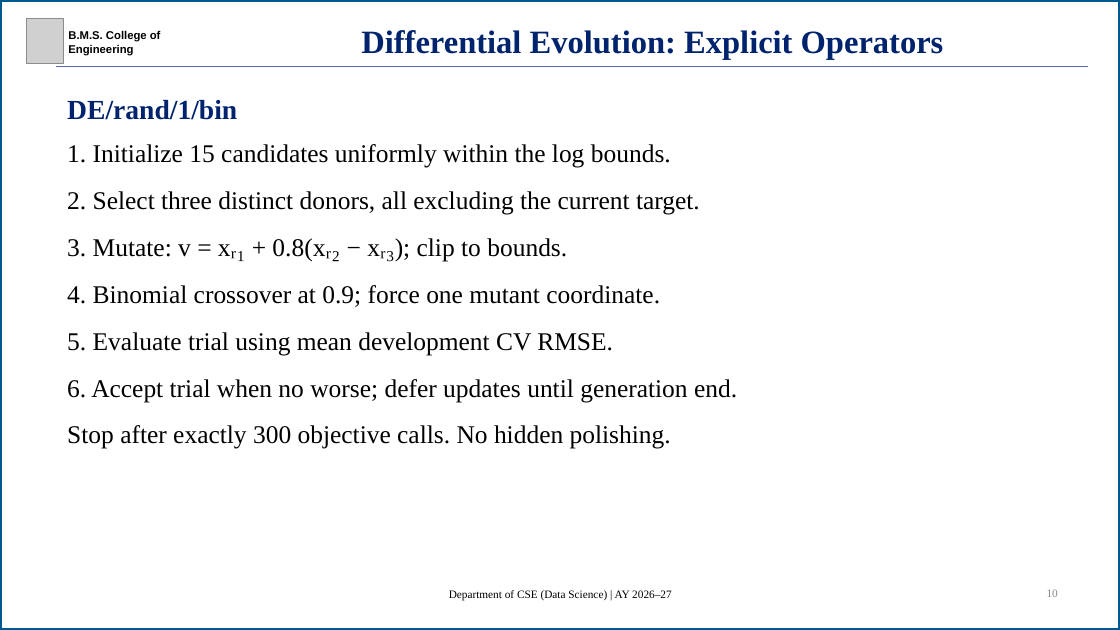
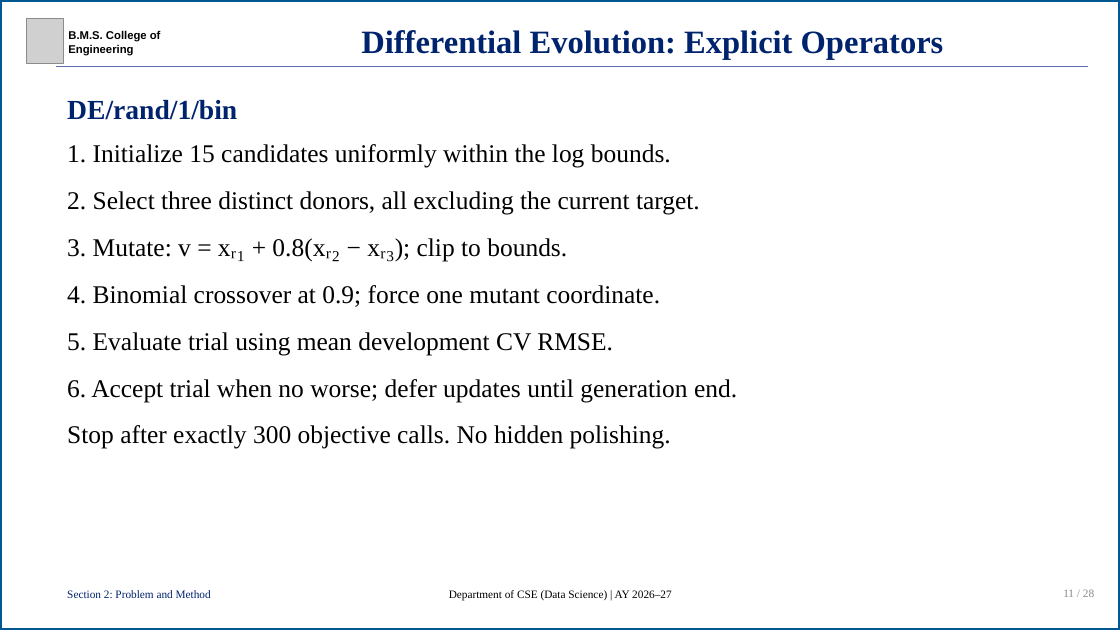
Before and after one commit to R-V-Abhishek/concrete-strength-de-svr, a slide deck: slide 11 of presentation/concrete-strength-de-svr-presentation.pptx (slide 10 before the commit). Drawn at 1120x630 pixels with LibreOffice and Linux fonts; fonts in the diff are those of the drawing; grey boxes stand for pictures. Boxes give left, top, right and bottom in pixels: in the first picture for what was removed or moved away, otherwise in the second. Text is boxed around its words. In the diff, an @@ line names an element or a change of style, - is before the commit and + after.

```diff
--- a/presentation/concrete-strength-de-svr-presentation.pptx
+++ b/presentation/concrete-strength-de-svr-presentation.pptx
@@ text added at <box>67,590,211,598</box>, 16 pt, text #00236E @@
+Section 2: Problem and Method
@@ text at <box>1063,589,1094,597</box>: text changed @@
-10
+11 / 28
```
Also in this commit, not shown: 23 other slides changed, 4 slides added, 19 other files.
